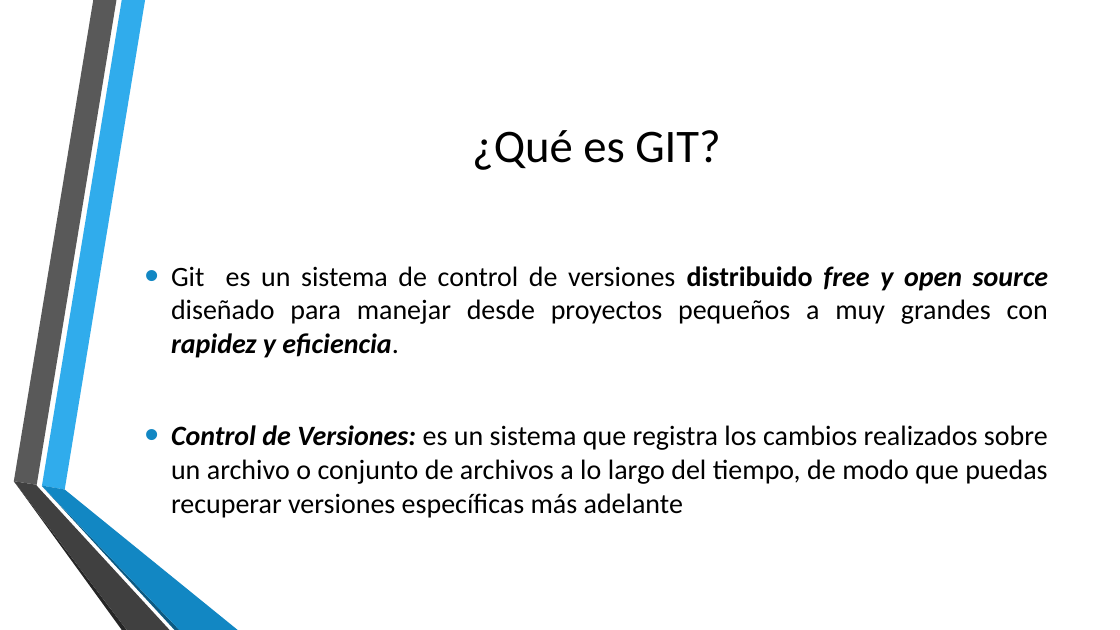
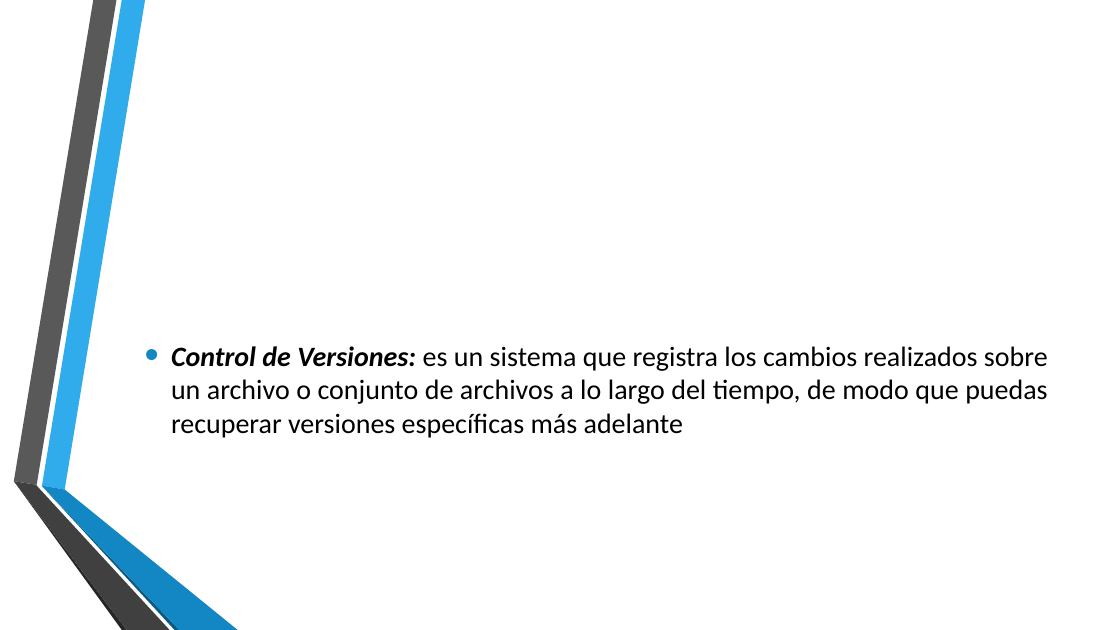
Before and after one commit to campus-digital/tutorialgit, a slide deck: slide 3 of documentos/Presentación3.pptx (slide 7 before the commit). Drawn at 1120x630 pixels with LibreOffice and Linux fonts; fonts in the diff are those of the drawing; background and template pictures are left out. Boxes give left, top, right and bottom in pixels: in the first picture for what was removed or moved away, otherwise in the second. Text is boxed around its words. In the diff, an @@ line names an element or a change of style, - is before the commit and + after.

```diff
--- a/documentos/Presentación3.pptx
+++ b/documentos/Presentación3.pptx
@@ title removed at <box>472,130,720,170</box> @@
-¿Qué es GIT?
@@ text at <box>171,266,1049,358</box>: paragraph removed @@
-• Git es un sistema de control de versiones distribuido free y open source diseñado para manejar desde proyectos pequeños a muy grandes con rapidez y eficiencia.
```
Also in this commit, not shown: 2 other slides changed, 1 slide added, 2 other files.
